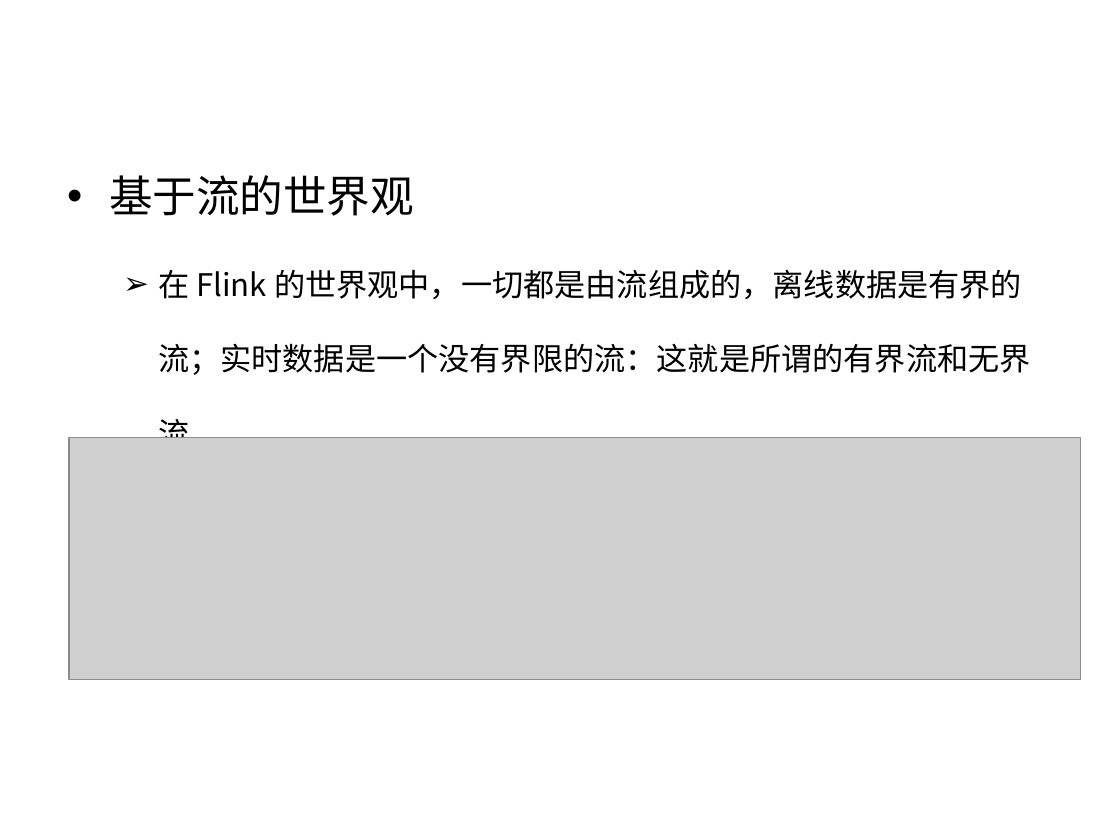
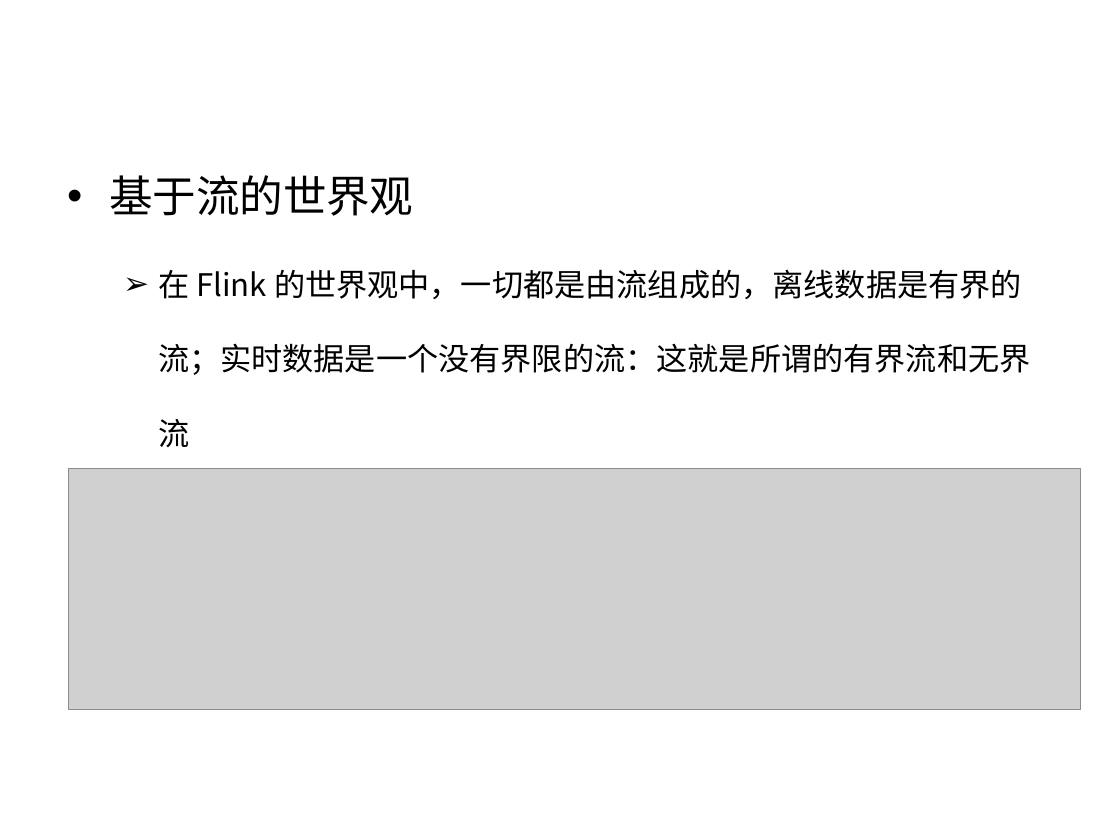
Before and after one commit to confucianzuoyuan/flink-tutorial, a slide deck: slide 16 of slides/1_Flink简介.pptx (slide 14 before the commit). Drawn at 1120x840 pixels with LibreOffice and Linux fonts; fonts in the diff are those of the drawing; grey boxes stand for pictures; background and template pictures are left out. Boxes give left, top, right and bottom in pixels: in the first picture for what was removed or moved away, otherwise in the second. Text is boxed around its words. In the diff, an @@ line names an element or a change of style, - is before the commit and + after.

```diff
--- a/slides/1_Flink简介.pptx
+++ b/slides/1_Flink简介.pptx
@@ text "基于流的世界观" at (109,175,1030,447): indent changed @@
@@ picture: place and size @@
-picture at (69,438,1081,680)
+picture at (69,468,1081,710)
```
Also in this commit, not shown: 17 other slides changed, 2 slides added, 18 other files.
